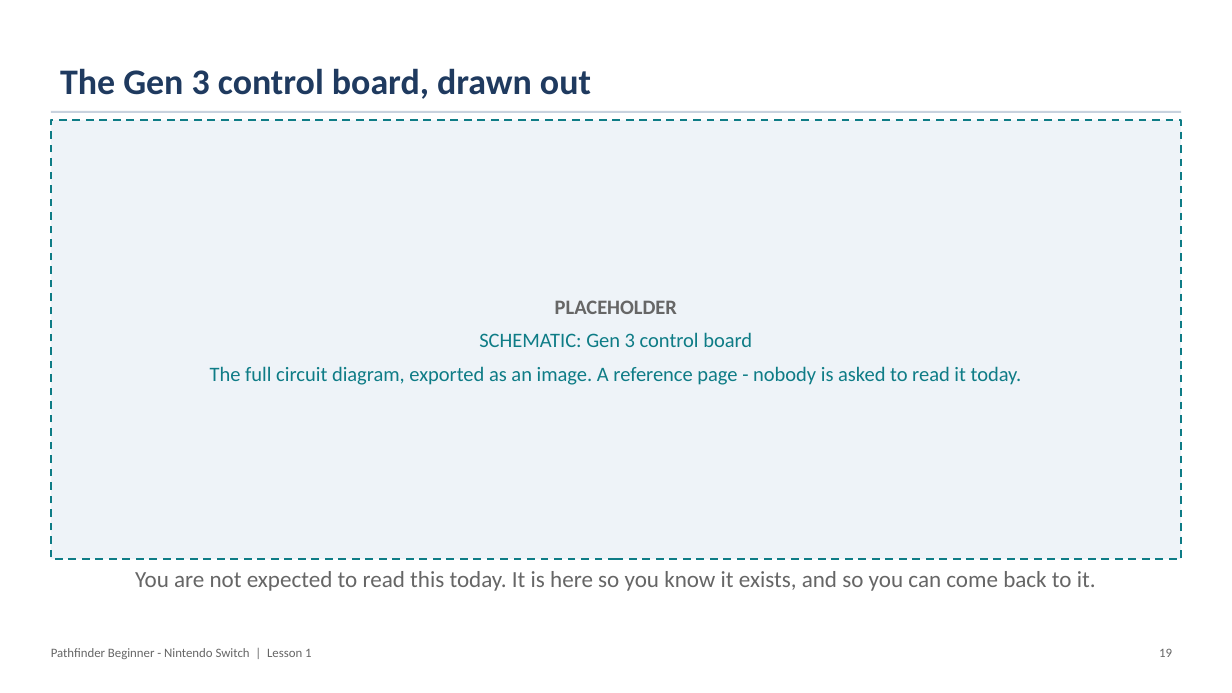
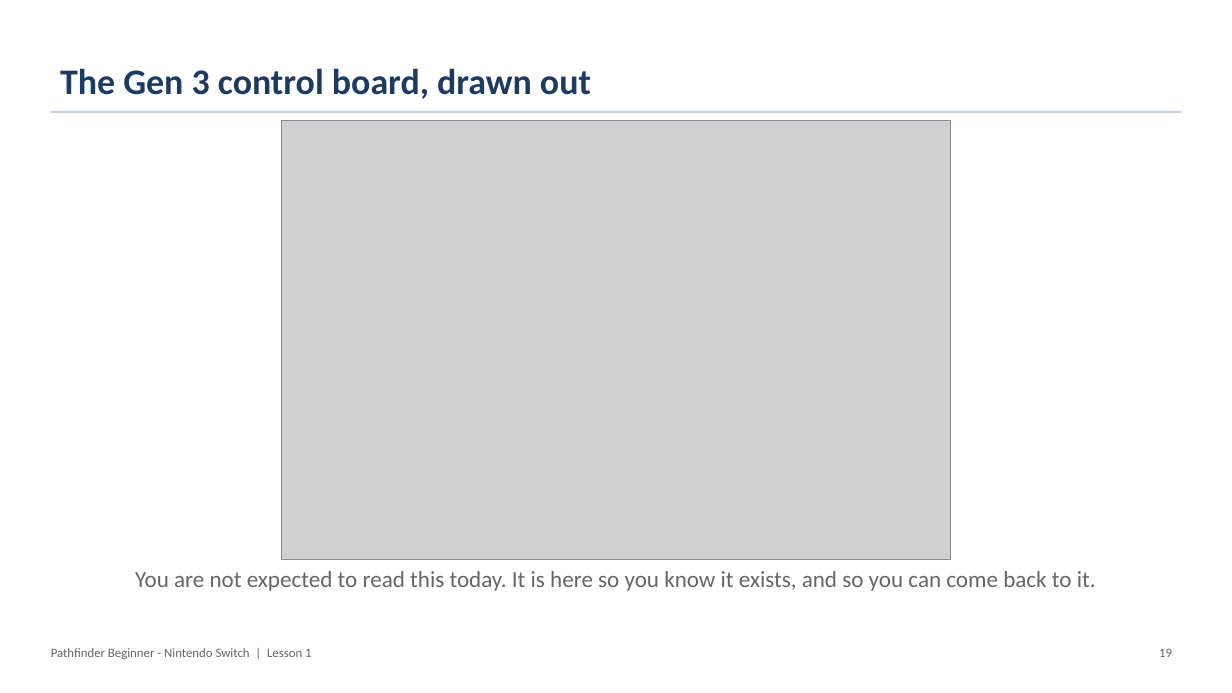
Before and after one commit to PorpoiseRobotics/porpoise-robotics, a slide deck: slide 19 of ground-vehicle/docs/courses/beginner-switch/l1_introduction.pptx. Drawn at 1232x693 pixels with LibreOffice and Linux fonts; fonts in the diff are those of the drawing; grey boxes stand for pictures. Boxes give left, top, right and bottom in pixels: in the first picture for what was removed or moved away, otherwise in the second. Text is boxed around its words. In the diff, an @@ line names an element or a change of style, - is before the commit and + after.

```diff
--- a/ground-vehicle/docs/courses/beginner-switch/l1_introduction.pptx
+++ b/ground-vehicle/docs/courses/beginner-switch/l1_introduction.pptx
@@ rectangle removed at (51,120,1181,559) @@
-PLACEHOLDER
-SCHEMATIC: Gen 3 control board
-The full circuit diagram, exported as an image. A reference page - nobody is asked to read it today.
@@ picture added at (281,120,951,559) @@
```
Also in this commit, not shown: 4 other slides changed, 22 other files.
